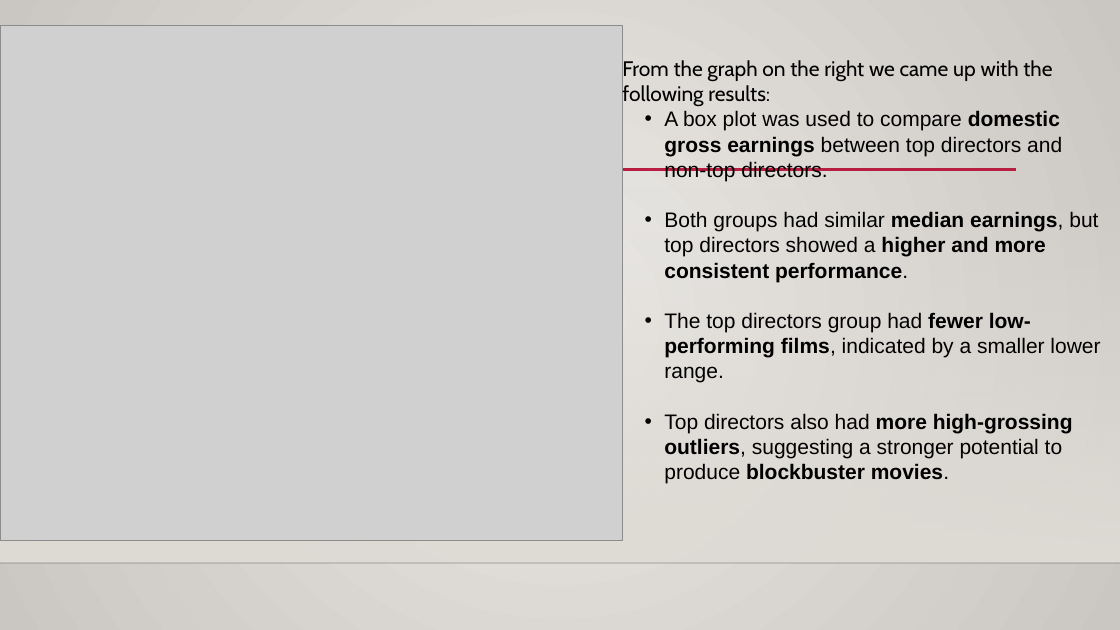
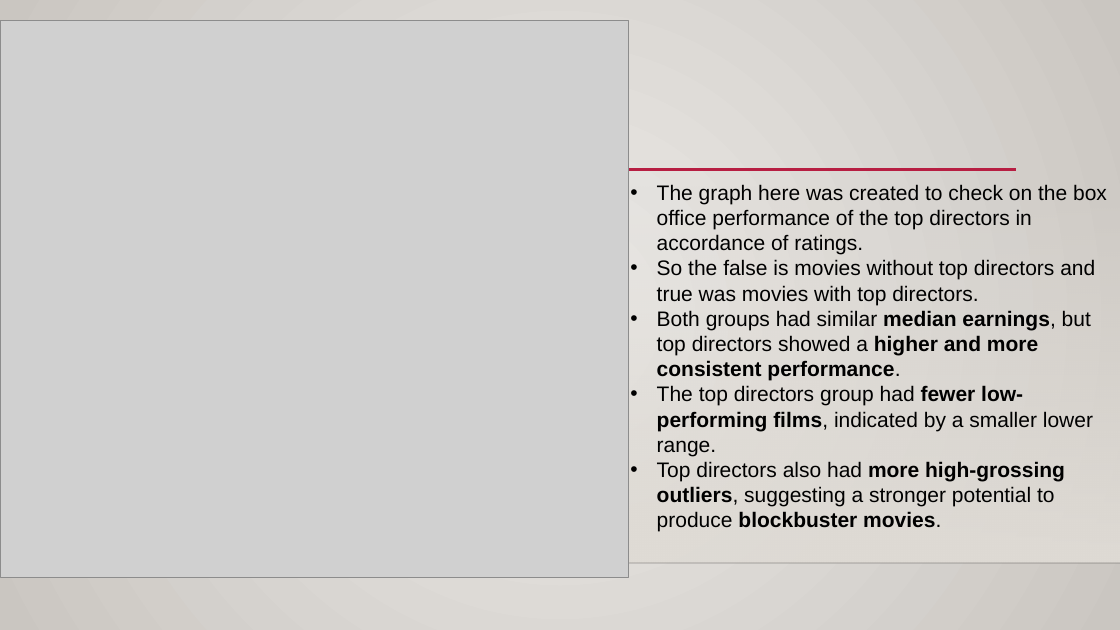
Before and after one commit to Abond1234/Dsc-Phase-2-project-2025, a slide deck: slide 13 of movie studio project.pptx (slide 11 before the commit). Drawn at 1120x630 pixels with LibreOffice and Linux fonts; fonts in the diff are those of the drawing; grey boxes stand for pictures; background and template pictures are left out. Boxes give left, top, right and bottom in pixels: in the first picture for what was removed or moved away, otherwise in the second. Text is boxed around its words. In the diff, an @@ line names an element or a change of style, - is before the commit and + after.

Commit message:
Update movie studio project presentation

```diff
--- a/movie studio project.pptx
+++ b/movie studio project.pptx
@@ picture resized from (x1=0, y1=25, x2=623, y2=540) to (x1=0, y1=20, x2=628, y2=578) @@
@@ text "The graph here was created ..." moved from (x1=622, y1=58, x2=1100, y2=484) to (x1=657, y1=184, x2=1107, y2=532) @@
@@ text at (x1=657, y1=184, x2=1107, y2=305): text changed @@
-From the graph on the right we came up with the following results:
-  • A box plot was used to compare domestic gross earnings between top directors and non-top directors.
+• The graph here was created to check on the box office performance of the top directors in accordance of ratings.
+• So the false is movies without top directors and true was movies with top directors.
@@ text at (x1=657, y1=310, x2=1093, y2=532): list level 2 to 1 in "Both groups had similar median ..."; list level 2 to 1 in "The top directors group had ..."; list level 2 to 1 in "Top directors also had more ..." @@
```
Also in this commit, not shown: 11 other slides changed, 9 slides added, 2 slides removed.
